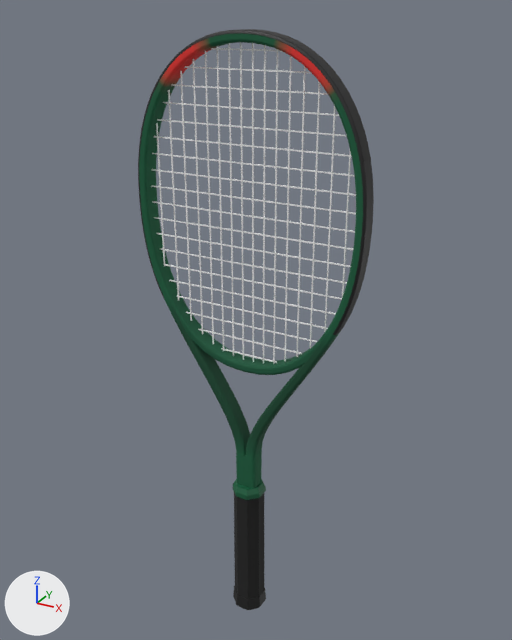
Renders of the glTF model assets/realistic/wilson-blade-98-v10.glb from each side of a commit.
Both versions are drawn from a camera (50 mm lens) standing at (0.345, -0.61, 0.704) and looking at (-0.002, 0.021, 0.388). Arrows for +X, +Y and +Z are at lower left; the lights stay in place. The older version comes first. Where no turn or scale is listed for an object, it has been applied to the vertices. Vertices at exactly the same position are counted once.

Names of what the first picture shows: 'bumper', 'frame', 'grip', 'grommets', 'strings_crosses', 'strings_mains' and 2 more.
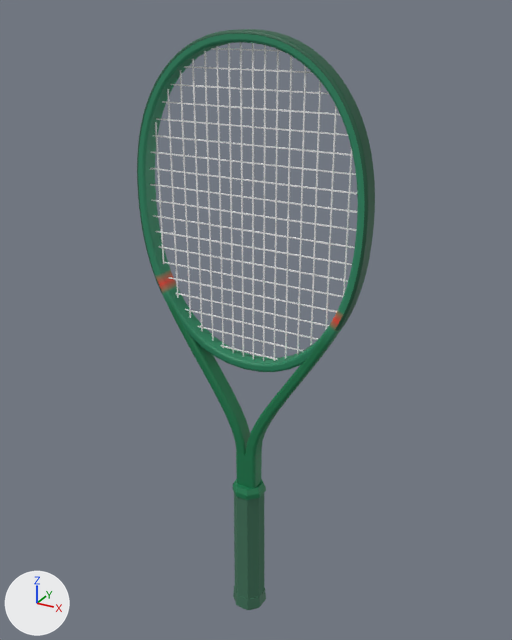
The change in detail:
Material 'mat_grip' (mat_mat_grip) changes colour from black #1a1a1a to dark green #3f7259; in linear values from (0.0103, 0.0103, 0.0103) to (0.0497, 0.168, 0.0999).
me_frame is used by ob_frame; location (0.0, 0.0, 0.0).
me_frame had 1616 vertices, 3168 faces and spanned x -0.129..0.129, y -0.011..0.011, z 0.178..0.686.
me_frame now has 1616 vertices, 3168 faces and spans x -0.131..0.131, y -0.011..0.011, z 0.178..0.686.
me_frame part 1: the loose piece of 240 vertices spanning x -0.104..0.104, y -0.01..0.01, z 0.337..0.41 is scaled about the mesh origin by (1.02, 1, 1.01).
me_frame part 2: 1119 of 1616 vertices moved; they spanned x -0.129..0.129, y -0.011..0.011, z 0.216..0.662 and now span x -0.131..0.131, y -0.011..0.011, z 0.217..0.663; mean shift (0.0, 0.0, 0.003); largest move (-0.108, -0.01, 0.416) -> (-0.11, -0.01, 0.42).
me_frame part 3: 2016 faces centred in x -0.129..0.129, y -0.011..0.011, z 0.338..0.686 are repainted in the vertex colours; the middle colour goes from dark green #0d5c3b to green #2e8c66.
me_frame part 4: 832 faces centred in x -0.111..0.111, y -0.011..0.011, z 0.178..0.423 are repainted in the vertex colours; the middle colour goes from dark green #0d472e to dark green #167a4d.
me_frame part 5: 320 faces centred in x -0.087..0.087, y -0.011..0.011, z 0.643..0.677 are repainted in the vertex colours; the middle colour goes from red #e5322e to green #2e8c66.
me_strings_crosses is used by ob_strings_crosses; location (0.0, 0.0, 0.0).
me_strings_crosses had 152 vertices, 152 faces and spanned x -0.119..0.119, y 0.0..0.001, z 0.353..0.669.
me_strings_crosses now has 152 vertices, 152 faces and spans x -0.12..0.12, y 0.0..0.001, z 0.357..0.669.
me_strings_crosses part 6: the whole mesh is scaled about its middle by (1.01, 1, 0.989), then moved by (0.0, 0.0, 0.002).

Where the change shows, as pixel boxes (x1, y1, x2, y2) in the pictures (512 x 640 px; the box of a moved part takes in the faces that stretch with it):
'frame', reshaped, recoloured: before (139, 33, 363, 489); after (138, 33, 365, 489)
'strings_crosses', rescaled: before (151, 48, 356, 363); after (150, 48, 357, 360)
'grip', recoloured (black to dark green): (234, 493, 264, 599) in both
part 1 of me_frame, moved or reshaped: before (170, 291, 327, 375); after (169, 287, 329, 372)
part 2 of me_frame, moved or reshaped: before (139, 52, 363, 476); after (138, 51, 365, 476)
part 3 of me_frame, recoloured: (139, 33, 363, 372) in both
part 4 of me_frame, recoloured: (157, 277, 338, 489) in both
part 5 of me_frame, recoloured: (164, 42, 328, 86) in both
